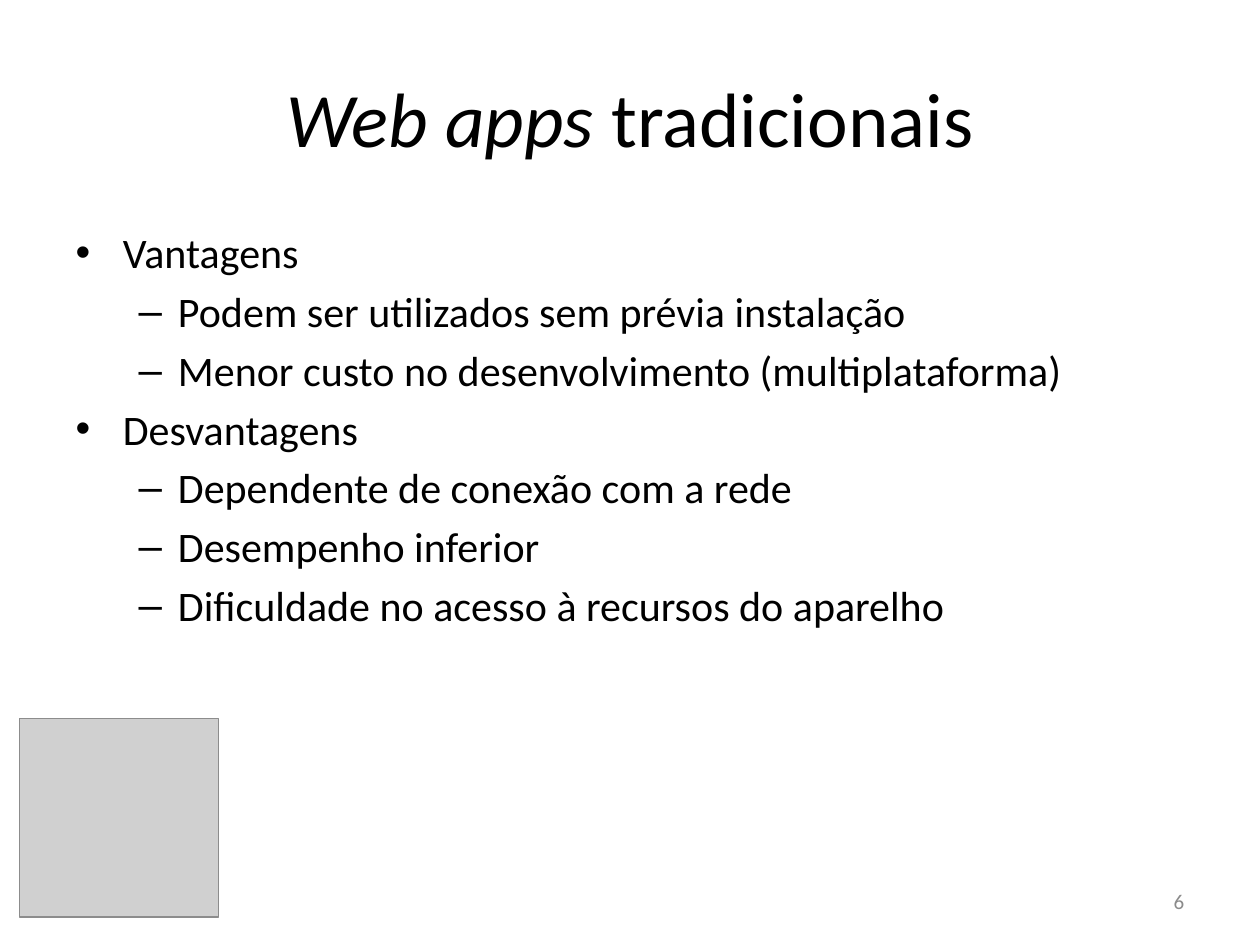
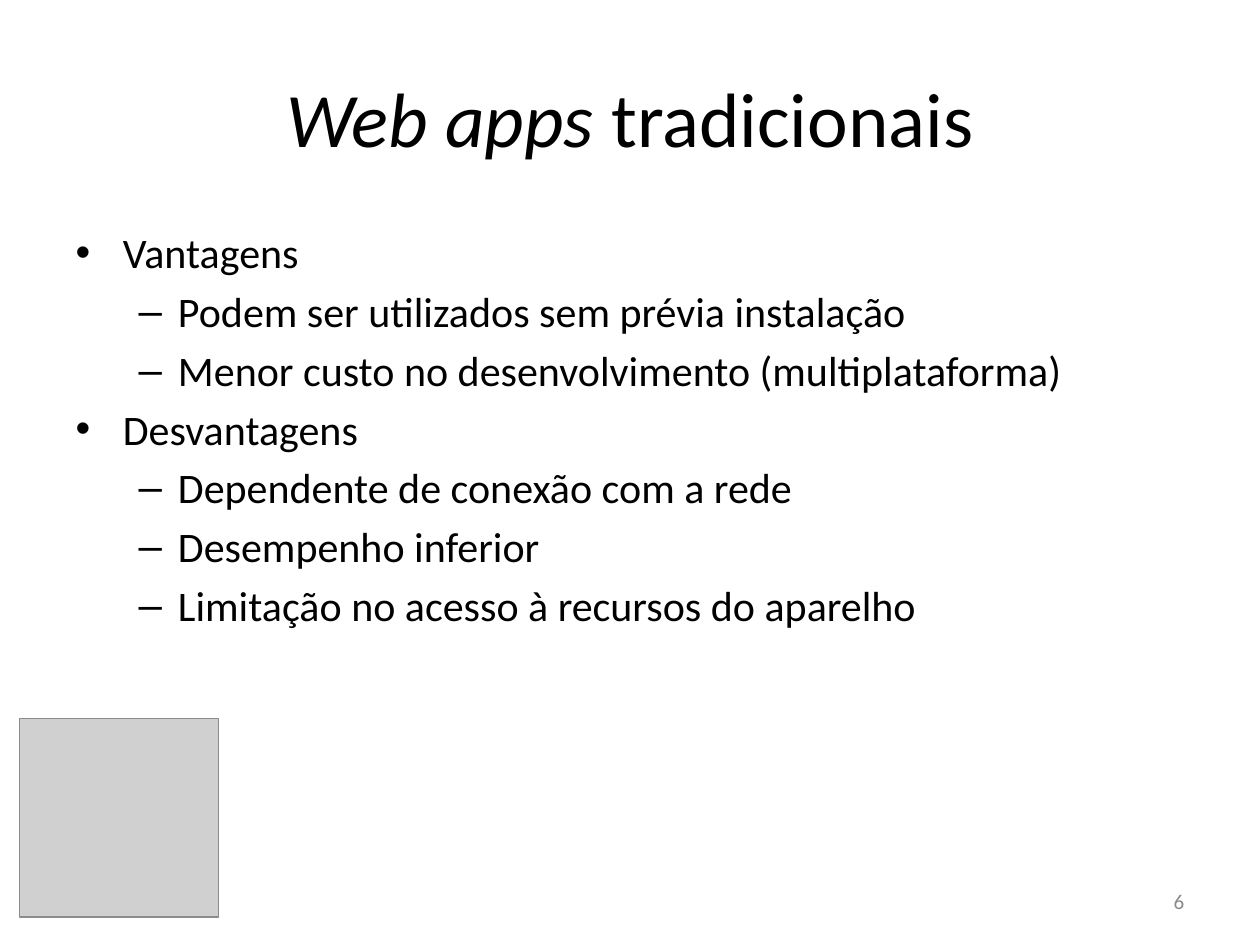
Before and after one commit to rfc410/tcc, a slide deck: slide 6 of apresentacao.pptx. Drawn at 1260x945 pixels with LibreOffice and Linux fonts; fonts in the diff are those of the drawing; grey boxes stand for pictures. Boxes give left, top, right and bottom in pixels: in the first picture for what was removed or moved away, otherwise in the second. Text is boxed around its words. In the diff, an @@ line names an element or a change of style, - is before the commit and + after.

```diff
--- a/apresentacao.pptx
+++ b/apresentacao.pptx
@@ text at (178, 591, 916, 628): text changed @@
-  – Dificuldade no acesso à recursos do aparelho
+  – Limitação no acesso à recursos do aparelho
```
Also in this commit, not shown: 2 other slides changed.
